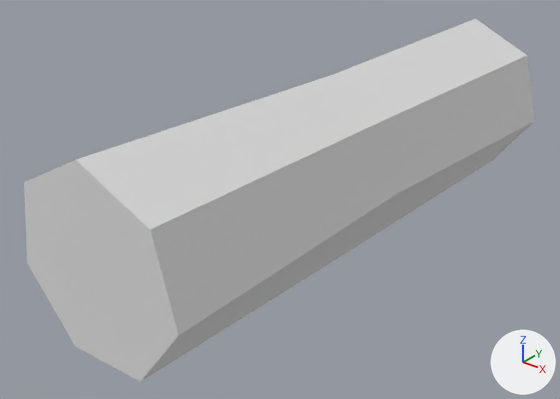
Renders of the glTF model models/ultimate-pack/low-poly-10/m/nature-log.glb from each side of a commit.
Rendered twice from a 50 mm lens placed at (0.876, -1.251, 0.811), pointed at (-0.044, -0.101, 0.098). The axes (+X, +Y, +Z) are drawn at lower right. The lights are the same throughout. The older version comes first. Where no turn or scale is listed for an object, it has been applied to the vertices.

Objects in the first picture: 'log'.
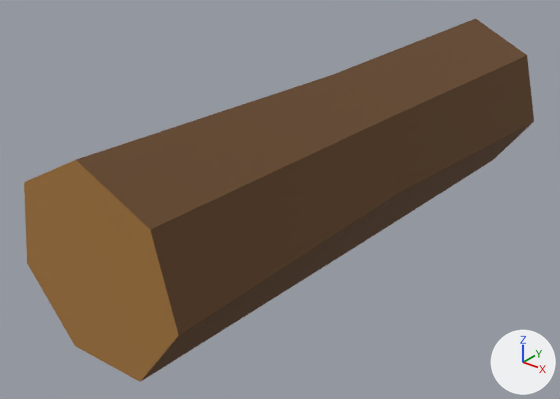
Edits to the scene script, one JSON object a line:
```json
{"op": "set", "path": "mat_10_brown_dark.base_color", "old": "(0.8, 0.8, 0.8)", "new": "(0.136, 0.0666, 0.0262)", "note": "white #e7e7e7 -> brown #67492d"}
{"op": "set", "path": "mat_12_brown.base_color", "old": "(0.8, 0.8, 0.8)", "new": "(0.392, 0.188, 0.0482)", "note": "white #e7e7e7 -> brown #a8783e"}
```

What differs and where, as boxes (x1, y1, x2, y2) in the pictures (560 x 399 px):
```json
{"object": "log", "change": "recoloured", "before": [24, 19, 534, 382], "after": [24, 19, 534, 382], "on screen": "white to brown"}
```
